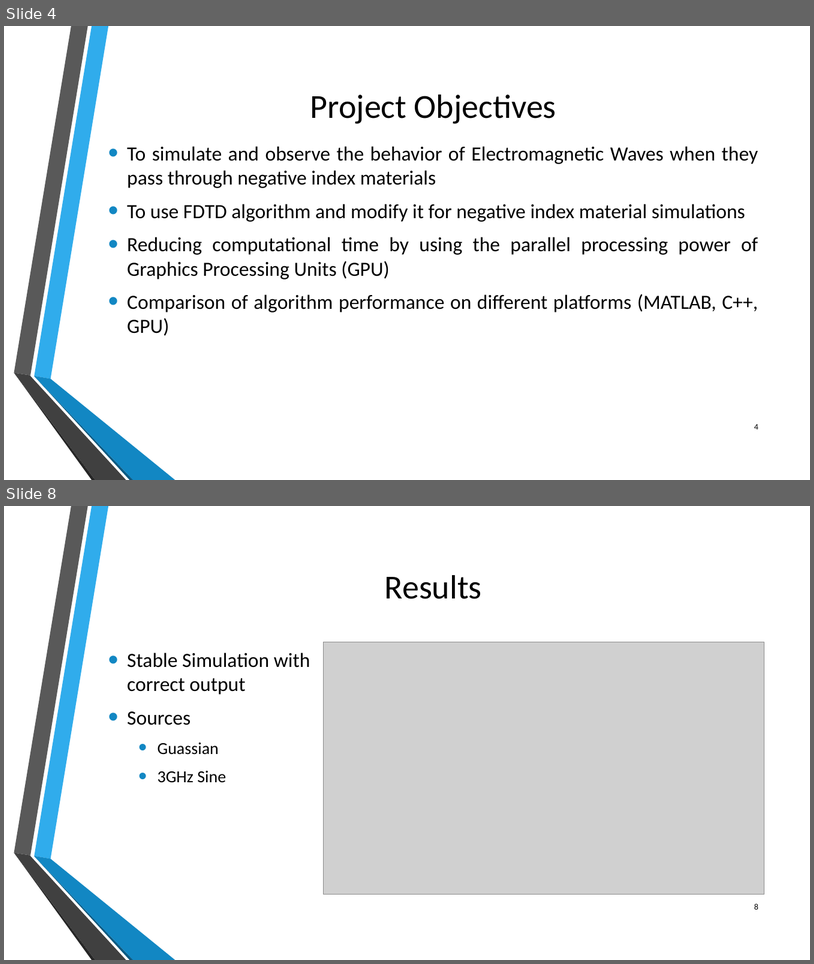
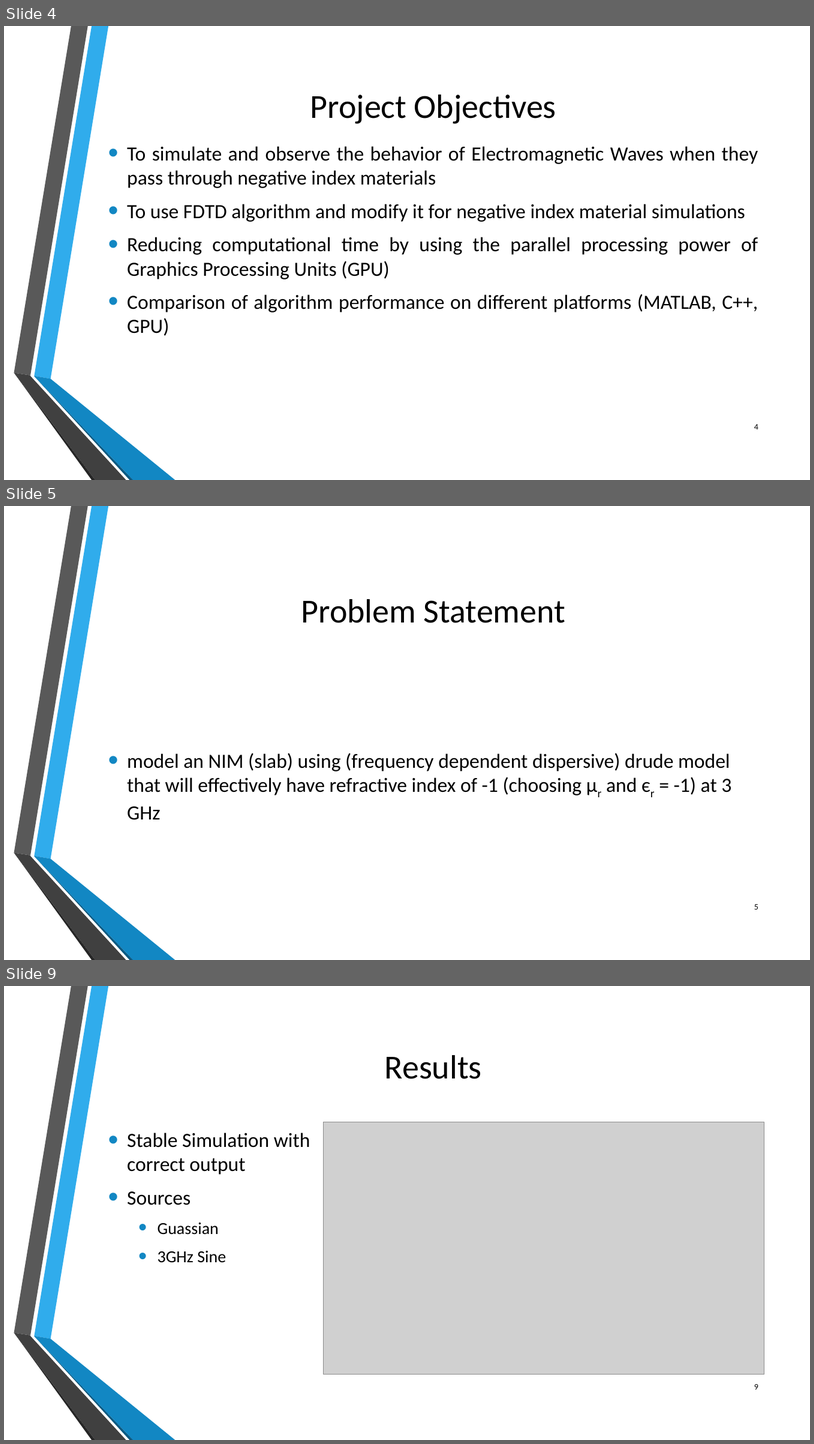
Before and after one commit to junaidnasir/gpu-em-nim, a slide deck: FYP_Defense_Presentation/FYP-2_presentation.pptx. Shown one above the other, each under a label of ours: slides 4 and 8 before the commit, slides 4, 5 and 9 after it; the slides between them are not shown. The pictures are 814x964 and 814x1444 pixels, drawn with LibreOffice and Linux fonts; fonts in the diff are those of the drawing; grey boxes stand for pictures; background and template pictures are left out. Boxes give left, top, right and bottom in pixels: in the first picture for what was removed or moved away, otherwise in the second. Text is boxed around its words. In the diff, an @@ line names an element or a change of style, - is before the commit and + after.

```diff
--- a/FYP_Defense_Presentation/FYP-2_presentation.pptx
+++ b/FYP_Defense_Presentation/FYP-2_presentation.pptx
@@ slide 5 added at [4, 506, 810, 960], background picture (left out); not listed: 6 template elements that a slide beside it also shows @@
@@ title added at [302, 599, 566, 623], 40 pt, text #000000 @@
+Problem Statement
@@ text added at [127, 753, 732, 820], 24 pt, text #000000 @@
+• model an NIM (slab) using (frequency dependent dispersive) drude model that will effectively have refractive index of -1 (choosing µr and єr = -1) at 3 GHz
@@ page number added at [755, 904, 759, 909], 10 pt, text #000000 @@
+5
@@ what was slide 8 is now slide 9 @@
@@ page number at [755, 1384, 759, 1389]: text changed @@
-8
+9
```
Also in this commit, not shown: 12 slides changed, 1 other slide added.
